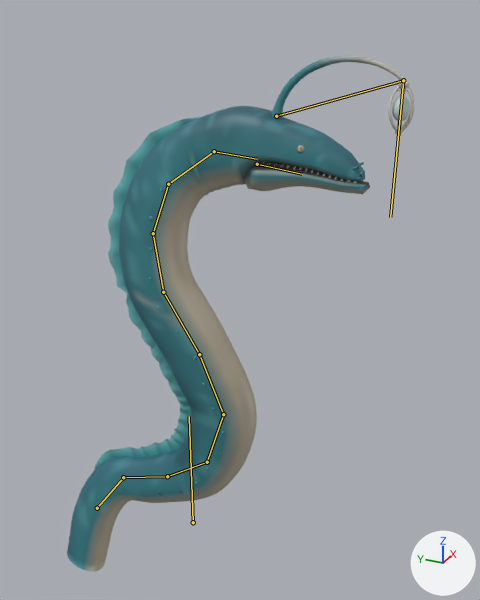
One commit to the glTF model assets/creatures/lantern_eel/lantern_eel.glb: the scene before it, then after it.
Camera for both pictures: a 50 mm lens placed at (-2.34, -1.32, 2.5), pointed at (0.33, -0.12, 1.16). Every picture has the same lights, and +X, +Y and +Z are marked at lower right. The picture after the commit comes second. The bones that bend it are drawn over the model as lines.

The first picture shows 'lantern_eel'.
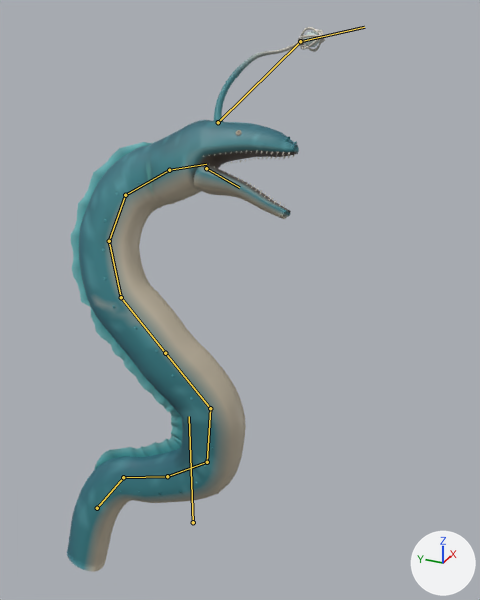
The newer file adds an action. The first version stands in its rest pose; the second is drawn at frame 3 of the action 'hit_b'.

Where the change shows, as pixel boxes [x1, y1, x2, y2] in the pictures (480 x 600 px):
'lantern_eel', posed (26% narrower): before [67, 56, 414, 572]; after [67, 27, 325, 572]
bone 'spine_3', root to tip: before (207, 462) to (223, 414); after (207, 462) to (210, 408)
bone 'spine_4', root to tip: before (223, 414) to (199, 354); after (210, 408) to (165, 353)
bone 'spine_5', root to tip: before (199, 354) to (163, 292); after (165, 353) to (121, 297)
bone 'spine_6', root to tip: before (163, 292) to (153, 233); after (121, 297) to (109, 241)
bone 'spine_7', root to tip: before (153, 233) to (168, 184); after (109, 241) to (125, 195)
bone 'spine_8', root to tip: before (168, 184) to (214, 151); after (125, 195) to (169, 170)
bone 'head', root to tip: before (214, 151) to (257, 159); after (169, 170) to (206, 164)
bone 'jaw', root to tip: before (257, 164) to (302, 174); after (206, 168) to (239, 187)
bone 'lure_a', root to tip: before (276, 116) to (403, 80); after (218, 122) to (300, 41)
bone 'lure_b', root to tip: before (403, 80) to (390, 217); after (300, 41) to (364, 27)

The change in detail:
Bone 'spine_3' (bone_spine_3) turns from (0, 0, 0) to (-11, 1, -1) degrees about its own x, y and z.
Bone 'spine_4' (bone_spine_4) turns from (0, 0, 0) to (-11, 3, -5) degrees about its own x, y and z.
Bone 'spine_5' (bone_spine_5) turns from (0, 0, 0) to (7, 1, -3) degrees about its own x, y and z.
Bone 'spine_6' (bone_spine_6) turns from (0, 0, 0) to (6, 1, -4) degrees about its own x, y and z.
Bone 'spine_7' (bone_spine_7) turns from (0, 0, 0) to (6, 0, -5) degrees about its own x, y and z.
Bone 'spine_8' (bone_spine_8) turns from (0, 0, 0) to (6, -3, -4) degrees about its own x, y and z.
Bone 'head' (bone_head) turns from (0, 0, 0) to (-20, -6, -2) degrees about its own x, y and z.
Bone 'jaw' (bone_jaw) turns from (0, 0, 0) to (31, 0, -1) degrees about its own x, y and z.
Bone 'lure_a' (bone_lure_a) turns from (0, 0, 0) to (-18, -12, -4) degrees about its own x, y and z.
Bone 'lure_b' (bone_lure_b) turns from (0, 0, 0) to (-32, 0, 38) degrees about its own x, y and z.
